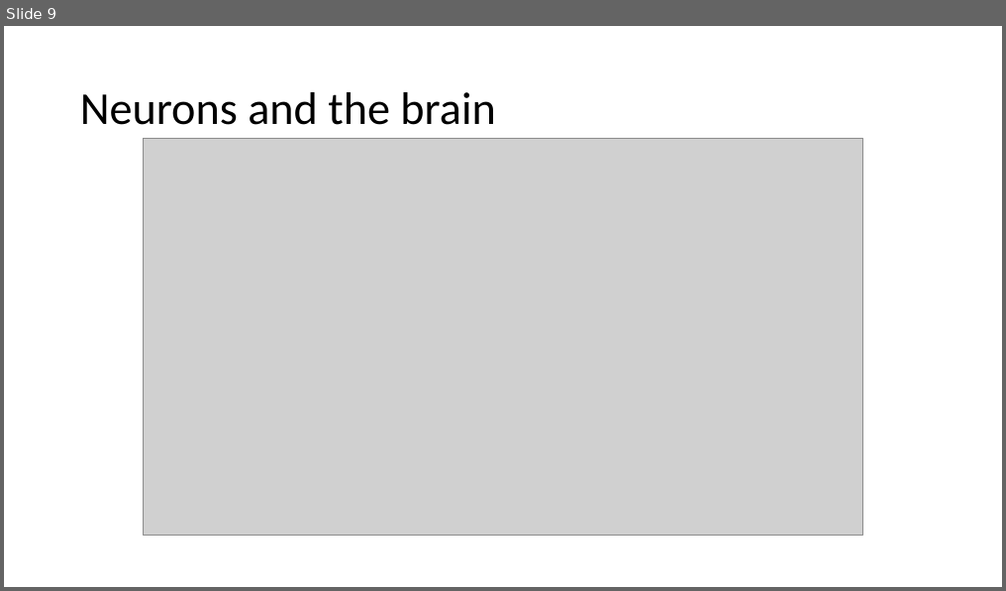
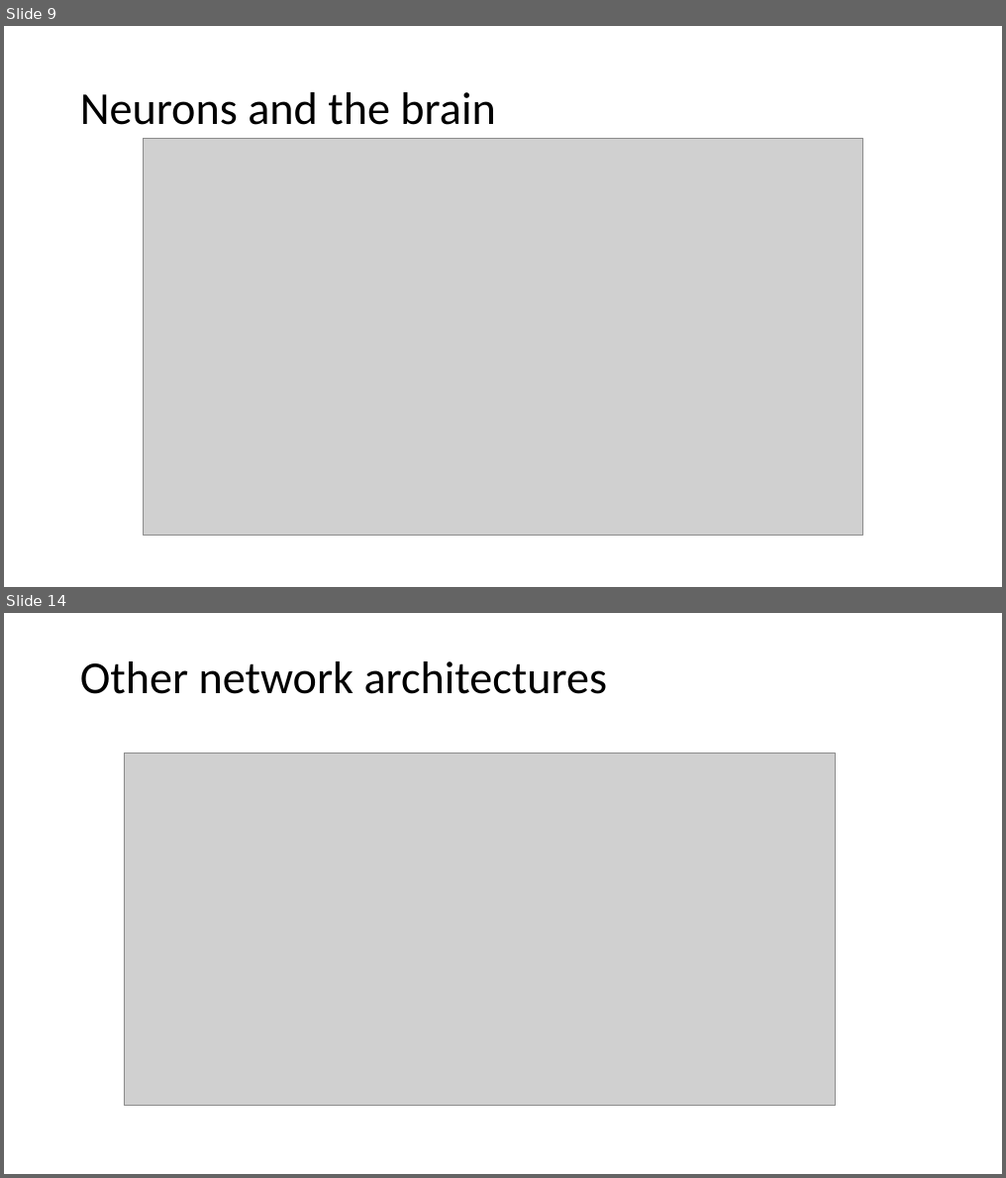
Before and after one commit to luxifeo/ML-Training, a slide deck: Week4/Motivations.pptx. Shown one above the other, each under a label of ours: slide 9 before the commit, slides 9 and 14 after it; the slides between them are not shown. The pictures are 1006x591 and 1006x1178 pixels, drawn with LibreOffice and Linux fonts; fonts in the diff are those of the drawing; grey boxes stand for pictures. Boxes give left, top, right and bottom in pixels: in the first picture for what was removed or moved away, otherwise in the second. Text is boxed around its words. In the diff, an @@ line names an element or a change of style, - is before the commit and + after.

```diff
--- a/Week4/Motivations.pptx
+++ b/Week4/Motivations.pptx
@@ slide 14 added at (x1=4, y1=613, x2=1002, y2=1174), background #FFFFFF @@
@@ title added at (x1=80, y1=662, x2=608, y2=694), 44 pt, text #000000 @@
+Other network architectures
@@ picture added at (x1=124, y1=753, x2=835, y2=1106) @@
```
Also in this commit, not shown: 12 other slides added, 1 other file.
